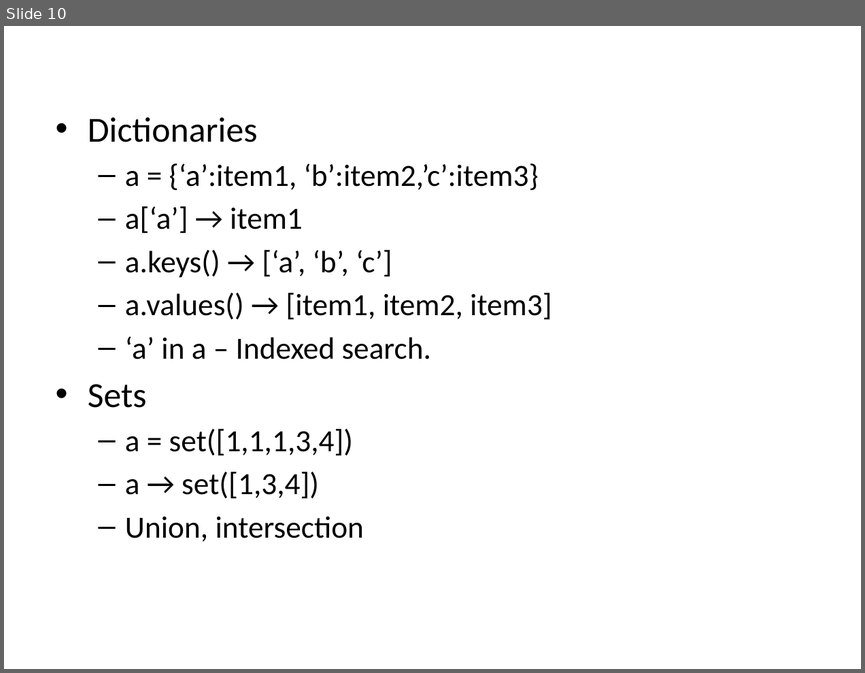
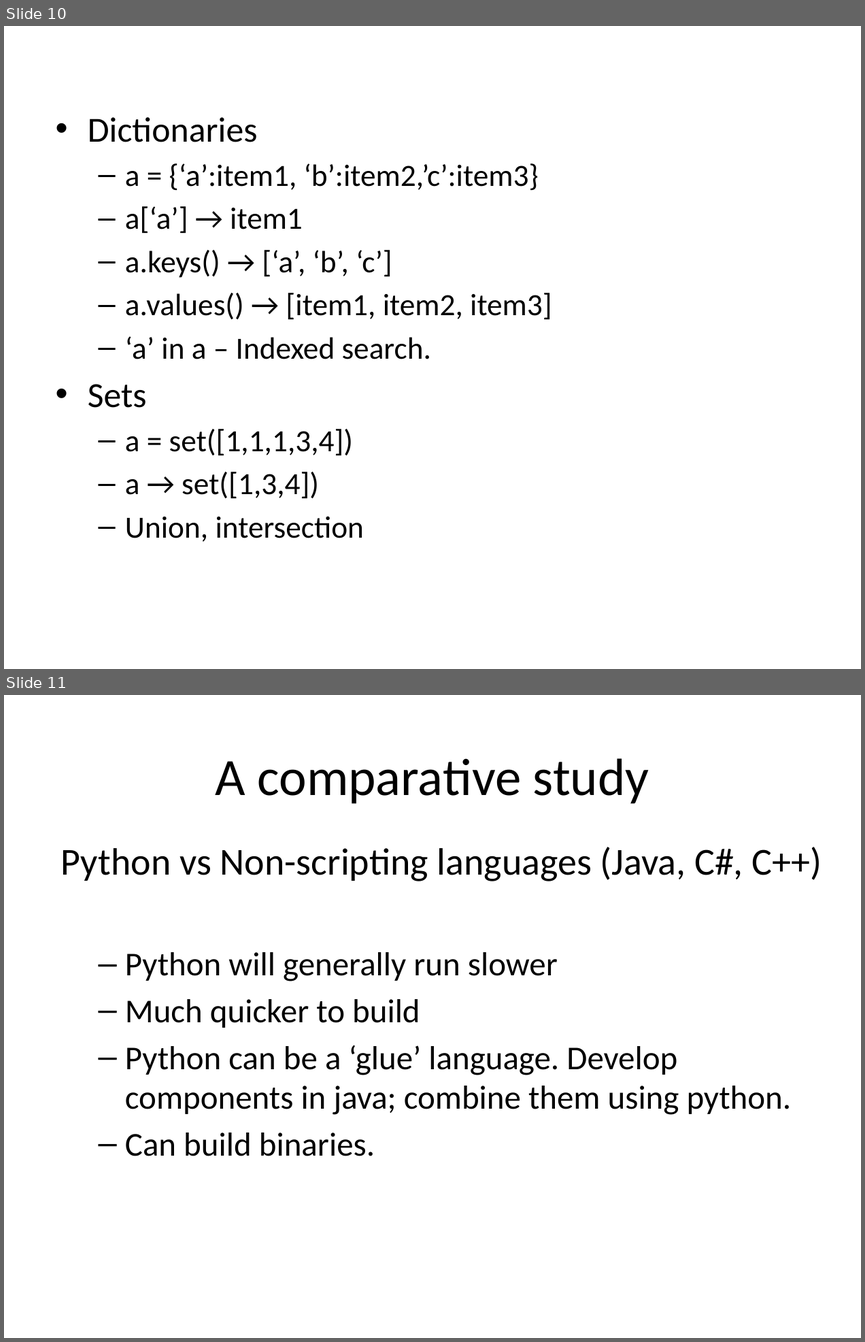
Before and after one commit to NahimNasser/django-unchained, a slide deck: 1-Intro/Session1-Shah.pptx. Shown one above the other, each under a label of ours: slide 10 before the commit, slides 10 and 11 after it. The pictures are 865x673 and 865x1342 pixels, drawn with LibreOffice and Linux fonts; fonts in the diff are those of the drawing. Boxes give left, top, right and bottom in pixels: in the first picture for what was removed or moved away, otherwise in the second. Text is boxed around its words. In the diff, an @@ line names an element or a change of style, - is before the commit and + after.

```diff
--- a/1-Intro/Session1-Shah.pptx
+++ b/1-Intro/Session1-Shah.pptx
@@ slide 11 added at (4,695,861,1338), background #FFFFFF @@
@@ title added at (215,758,649,804), 44 pt, text #000000 @@
+A comparative study
@@ text added at (61,847,822,1156), 28 pt, text #000000 @@
+Python vs Non-scripting languages (Java, C#, C++)
+  – Python will generally run slower
+  – Much quicker to build
+  – Python can be a ‘glue’ language. Develop components in java; combine them using python.
+  – Can build binaries.
```
Also in this commit, not shown: 4 slides changed, 5 other slides added, 2 other files.
